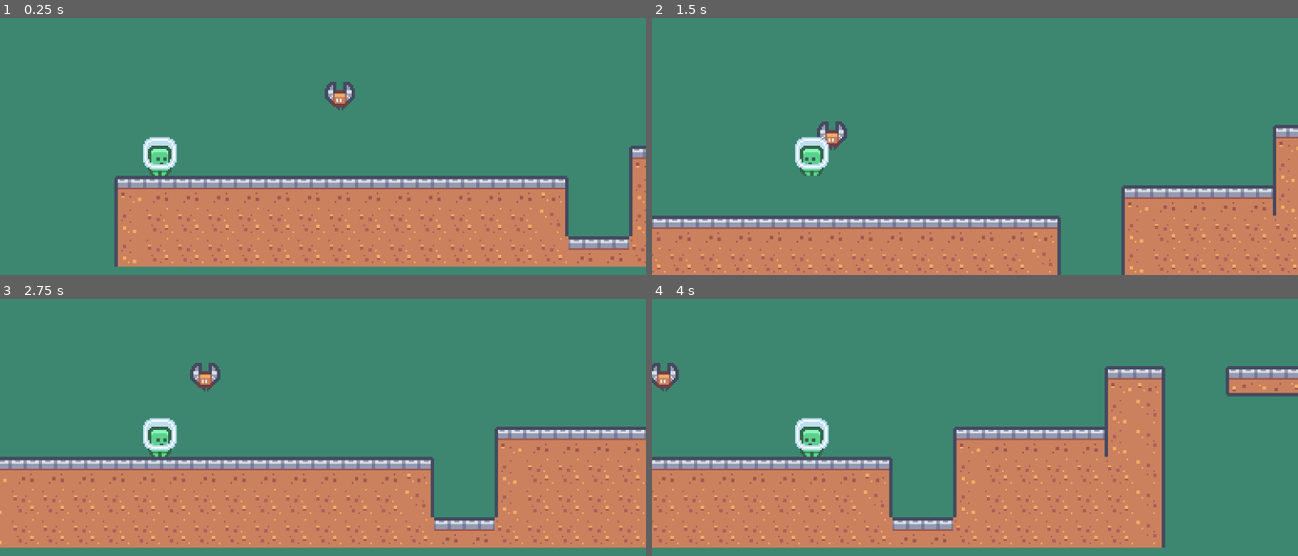
Above: before the commit, frames 1-4 (two rows, left to right).
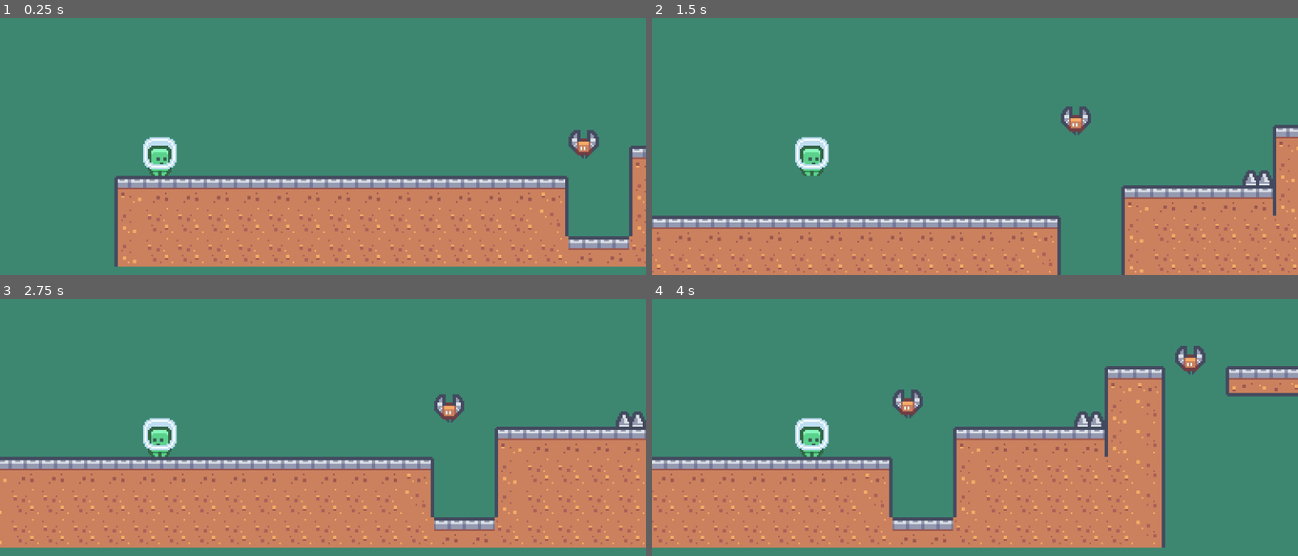
Above: after the commit, the same moments.

Repository: nperez9/learnPlatform
Game: Godot game, scene res://Scenes/main.tscn
Two runs of this game, one before a commit and one after it. Both use one fixed random seed, a clock stepped at 60 frames per second and the inputs below.
Inputs:
- Up to frame 1 (0.25 s): no input
- Up to frame 2 (1.5 s): hold Right from 0.53 s (still down); tap Space at 0.77 s
- Up to frame 3 (2.75 s): tap Space at 1.52 s; release Right at 2.03 s; hold Left from 2.03 s (still down)
- Up to frame 4 (4 s): release Left at 2.78 s; hold Right from 2.78 s (still down); tap Space at 3.02, 3.77 s

The runs differ from the first frame. In frame 1, 0.7% of the frame differs, in the area x 50-93%, y 24-55%; in frame 2, 1.0%; in frame 3, 1.0%; in frame 4, 1.4%, in the area x 0-86%, y 18-61%.

Commit message:
feat: update game

Diff:
--- /dev/null
+++ b/Scenes/Enemies/enemy.tscn
@@ -0,0 +1,22 @@
+[gd_scene load_steps=4 format=3 uid="uid://dfj1f71kwy1pk"]
+
+[ext_resource type="Script" path="res://Scripts/Enemy.gd" id="1_bmh6v"]
+[ext_resource type="Texture2D" uid="uid://dpfw6ck4mow1p" path="res://Sprites/Characters/character_0024.png" id="2_xlnpj"]
+
+[sub_resource type="CircleShape2D" id="CircleShape2D_680gx"]
+radius = 8.0
+
+[node name="Enemy" type="Area2D"]
+position = Vector2(152, -10)
+script = ExtResource("1_bmh6v")
+move_dir = Vector2(0, -50)
+
+[node name="Sprite" type="Sprite2D" parent="."]
+position = Vector2(1, -2)
+texture = ExtResource("2_xlnpj")
+
+[node name="CollisionShape2D" type="CollisionShape2D" parent="."]
+position = Vector2(1, -3)
+shape = SubResource("CircleShape2D_680gx")
+
+[connection signal="body_entered" from="." to="." method="_on_body_entered"]
--- a/Scenes/main.tscn
+++ b/Scenes/main.tscn
@@ -1,9 +1,11 @@
-[gd_scene load_steps=10 format=3 uid="uid://cercux8y1o8lw"]
+[gd_scene load_steps=12 format=3 uid="uid://cercux8y1o8lw"]
 
 [ext_resource type="Texture2D" uid="uid://cyoqpaayjk7xe" path="res://Sprites/Tilemap/tilemap_packed.png" id="1_qdhvc"]
-[ext_resource type="Texture2D" uid="uid://dpfw6ck4mow1p" path="res://Sprites/Characters/character_0024.png" id="2_4vsen"]
 [ext_resource type="Script" path="res://Scripts/Player.gd" id="2_jnler"]
+[ext_resource type="PackedScene" uid="uid://dfj1f71kwy1pk" path="res://Scenes/Enemies/enemy.tscn" id="2_vnrl7"]
 [ext_resource type="Texture2D" uid="uid://bqb4j84403j2a" path="res://Sprites/Characters/character_0000.png" id="4_1mifx"]
+[ext_resource type="Script" path="res://Scripts/Spikes.gd" id="5_b41ir"]
+[ext_resource type="Texture2D" uid="uid://bj4phc7ceh37p" path="res://Sprites/Objects/tile_0068.png" id="5_hbg1x"]
 
 [sub_resource type="TileSetAtlasSource" id="TileSetAtlasSource_pem38"]
 texture = ExtResource("1_qdhvc")
@@ -366,14 +368,14 @@
 physics_layer_0/collision_layer = 1
 sources/0 = SubResource("TileSetAtlasSource_pem38")
 
-[sub_resource type="CircleShape2D" id="CircleShape2D_680gx"]
-radius = 8.0
-
 [sub_resource type="CapsuleShape2D" id="CapsuleShape2D_r8gw7"]
 radius = 9.0
 height = 22.0
 
 [sub_resource type="SpriteFrames" id="SpriteFrames_07jhe"]
+
+[sub_resource type="RectangleShape2D" id="RectangleShape2D_3diia"]
+size = Vector2(18, 10)
 
 [node name="Main" type="Node2D"]
 
@@ -382,18 +384,15 @@
 format = 2
 layer_0/tile_data = PackedInt32Array(65535, 131072, 1, 0, 131072, 1, 1, 131072, 1, 2, 131072, 1, 3, 131072, 1, 4, 13107 …(1461 unchanged characters)…
 
-[node name="Enemy" type="Area2D" parent="."]
-position = Vector2(7, -46)
-
-[node name="Sprite" type="Sprite2D" parent="Enemy"]
-position = Vector2(1, -2)
-texture = ExtResource("2_4vsen")
-
-[node name="CollisionShape2D" type="CollisionShape2D" parent="Enemy"]
-position = Vector2(1, -3)
-shape = SubResource("CircleShape2D_680gx")
-
-[node name="Player" type="CharacterBody2D" parent="."]
+[node name="Enemy3" parent="." instance=ExtResource("2_vnrl7")]
+position = Vector2(431, -36)
+
+[node name="Enemy2" parent="." instance=ExtResource("2_vnrl7")]
+position = Vector2(320, -36)
+
+[node name="Enemy" parent="." instance=ExtResource("2_vnrl7")]
+
+[node name="Player" type="CharacterBody2D" parent="." groups=["Player"]]
 position = Vector2(-98, -15)
 script = ExtResource("2_jnler")
 
@@ -412,3 +411,16 @@
 position = Vector2(-1, 3)
 texture = ExtResource("4_1mifx")
 flip_h = true
+
+[node name="Spikes" type="Area2D" parent="."]
+position = Vector2(261, -27)
+script = ExtResource("5_b41ir")
+
+[node name="Sprite2D" type="Sprite2D" parent="Spikes"]
+texture = ExtResource("5_hbg1x")
+
+[node name="CollisionShape2D" type="CollisionShape2D" parent="Spikes"]
+position = Vector2(0, 5)
+shape = SubResource("RectangleShape2D_3diia")
+
+[connection signal="body_entered" from="Spikes" to="Spikes" method="_on_body_entered"]
--- /dev/null
+++ b/Scripts/Enemy.gd
@@ -0,0 +1,28 @@
+extends Area2D
+
+@export var move_speed : float = 30.0
+@export var move_dir : Vector2
+
+var start_pos : Vector2
+var target_pos: Vector2
+
+# Called when the node enters the scene tree for the first time.
+func _ready():
+	start_pos = global_position
+	target_pos = start_pos + move_dir
+
+
+# Called every frame. 'delta' is the elapsed time since the previous frame.
+func _process(delta):
+	global_position = global_position.move_toward(target_pos, move_speed * delta)
+
+	if global_position == target_pos:
+		if global_position == start_pos:
+			target_pos = start_pos + move_dir
+		else:
+			target_pos = start_pos
+
+
+func _on_body_entered(body):
+	if body.is_in_group("Player"):
+		body.game_over()
--- a/Scripts/Player.gd
+++ b/Scripts/Player.gd
@@ -1,14 +1,16 @@
 extends CharacterBody2D
 
-var move_speed: float = 100.0
-var jump_force : float = 200.0
+@export var defaultDirection : bool = true
+@export var move_speed: float = 100.0
+@export var jump_force : float = 200.0
+
 var gravity : float = 500.0
-var direction : int = 1
 var can_double_jump : float = false
 var sprite : Sprite2D
 
 func _ready():
 	sprite = get_node("Sprite2D")
+	sprite.flip_h = defaultDirection
 
 func _physics_process(delta):
 	if not is_on_floor():
@@ -20,10 +22,10 @@
 
 	if Input.is_key_pressed(KEY_LEFT):
 		velocity.x -= move_speed
-		sprite.flip_h = true
+		sprite.flip_h = !defaultDirection
 	if Input.is_key_pressed(KEY_RIGHT):
 		velocity.x += move_speed
-		sprite.flip_h = false
+		sprite.flip_h = defaultDirection
 
 	if (is_on_floor()) and Input.is_key_pressed(KEY_SPACE):
 		velocity.y = -jump_force
--- /dev/null
+++ b/Scripts/Spikes.gd
@@ -0,0 +1,5 @@
+extends Area2D
+
+func _on_body_entered(body):
+	if body.is_in_group("Player"):
+		body.game_over()
